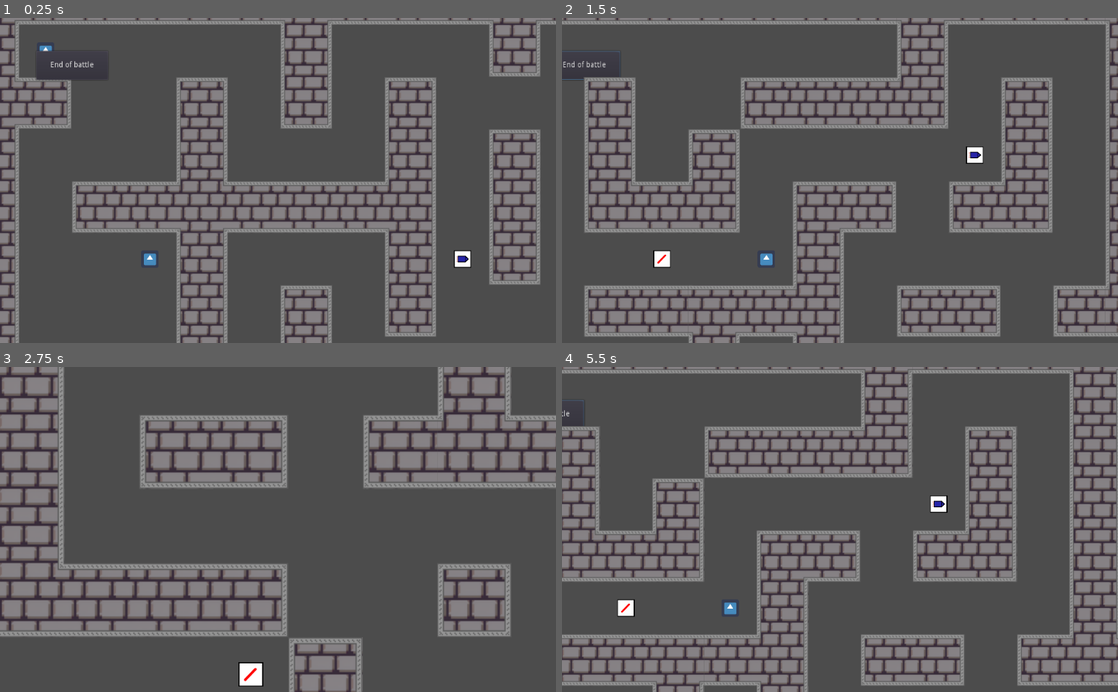
Above: before the commit, frames 1-4 (two rows, left to right).
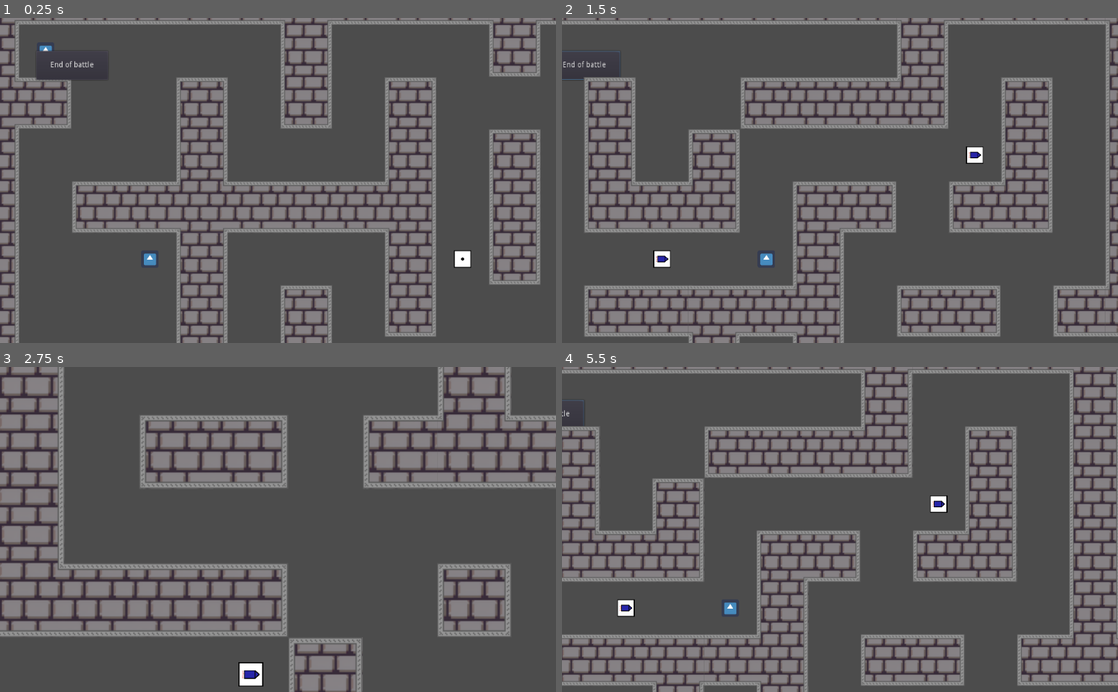
Above: after the commit, the same moments.

Repository: wovri-github/godot_tanks_server
Game: Godot game, scene res://Main/Main.tscn
Two runs of this game, one before a commit and one after it. Both use one fixed random seed, a clock stepped at 60 frames per second and the inputs below. The engine's default icon, where the game draws it, is replaced by a stand-in: a white triangle on a blue panel in a dark square.
Inputs (mouse positions are in pixels of both pictures, inside the frame that each line leads up to):
- Up to frame 1 (0.25 s): no input
- Up to frame 2 (1.5 s): click "End of battle" at 0.5 s; tap Enter at 1.25 s; move the mouse to (962, 164) at 1.27 s; press the mouse at (962, 164) at 1.28 s; hold D (right) from 1.28 s (still down)
- Up to frame 3 (2.75 s): move the mouse to (166, 545) at 2.02 s; release D (right) at 2.03 s; release the mouse at (166, 545) at 2.03 s; hold S (down) from 2.03 s (still down); tap Mouse wheel up (zoom_in) at 2.1 s
- Up to frame 4 (5.5 s): move the mouse to (895, 458) at 2.77 s; release S (down) at 2.78 s; hold D (right) 2.78-3.53 s; tap Mouse wheel down (zoom_out) at 2.85, 5.1 s; move the mouse to (812, 594) at 3.52 s; hold W (up) 3.53-4.28 s; click (812, 594) at 3.6 s; move the mouse to (1006, 578) at 4.27 s; hold A (left) from 4.28 s (still down); tap Mouse wheel up (zoom_in) at 4.35 s; move the mouse to (673, 480) at 5.02 s

The runs differ from the first frame. In frame 1, less than 0.1% of the frame differs, in the area x 82-85%, y 73-76%; in frame 2, less than 0.1%; in frame 3, less than 0.1%, in the area x 43-47%, y 92-97%; in frame 4, less than 0.1%.

Commit message:
Add laser bullet

Diff:
--- a/Main/Game/Game.gd
+++ b/Main/Game/Game.gd
@@ -1,12 +1,13 @@
 extends Node2D
 
 var player_model = preload("res://Player/TankModel.tscn")
-enum AMMO_TYPES {BULLET, ROCKET, FRAG_BOMB, LASER}
+enum AMMO_TYPES {BULLET, ROCKET, FRAG_BOMB, LASER, LASER_BULLET}
 var projectiles_modelS = {
 	AMMO_TYPES.BULLET: preload("res://Player/Projectiles/Bullet.tscn"),
 	AMMO_TYPES.ROCKET: preload("res://Player/Projectiles/Rocket.tscn"),
 	AMMO_TYPES.FRAG_BOMB: preload("res://Player/Projectiles/FragBomb.tscn"),
-	AMMO_TYPES.LASER: preload("res://Player/Projectiles/LaserBeam.tscn")
+	AMMO_TYPES.LASER: preload("res://Player/Projectiles/LaserBeam.tscn"),
+	AMMO_TYPES.LASER_BULLET: preload("res://Player/Projectiles/LaserBullet.tscn")
 }
 const BULLET_SPEED = 200
 
--- /dev/null
+++ b/Player/Projectiles/LaserBullet.gd
@@ -0,0 +1 @@
+extends Projectile
--- /dev/null
+++ b/Player/Projectiles/LaserBullet.tscn
@@ -0,0 +1,29 @@
+[gd_scene load_steps=4 format=2]
+
+[ext_resource path="res://Player/Projectiles/LaserBullet.gd" type="Script" id=1]
+
+[sub_resource type="PhysicsMaterial" id=2]
+friction = 0.0
+bounce = 1.0
+
+[sub_resource type="CircleShape2D" id=1]
+radius = 8.0
+
+[node name="LaserBullet" type="RigidBody2D" groups=["Projectile"]]
+collision_layer = 2
+collision_mask = 7
+physics_material_override = SubResource( 2 )
+gravity_scale = 0.0
+linear_damp = 0.0
+script = ExtResource( 1 )
+
+[node name="CollisionShape2D" type="CollisionShape2D" parent="."]
+scale = Vector2( 0.5, 0.5 )
+shape = SubResource( 1 )
+
+[node name="LifeTime" type="Timer" parent="."]
+wait_time = 10.0
+one_shot = true
+autostart = true
+
+[connection signal="timeout" from="LifeTime" to="." method="_on_LifeTime_timeout"]
--- a/Singletons/Ammunition.gd
+++ b/Singletons/Ammunition.gd
@@ -1,14 +1,15 @@
 extends Reference
 class_name Ammunition
 
-enum TYPES{BULLET, ROCKET, FRAG_BOMB, LASER}
+enum TYPES{BULLET, ROCKET, FRAG_BOMB, LASER, LASER_BULLET}
 
 
 const _ammo_box_texture = {
 	TYPES.BULLET: preload("res://textures/bullet.png"),
 	TYPES.ROCKET: preload("res://textures/rocket.png"),
 	TYPES.FRAG_BOMB: preload("res://textures/bullet.png"),
-	TYPES.LASER: preload("res://textures/laser_box.png")
+	TYPES.LASER: preload("res://textures/laser_box.png"),
+	TYPES.LASER_BULLET: preload("res://textures/laser_bullet_box.png")
 }
 
 
Binary file added: textures/laser_bullet_box.png
Not shown, added: textures/laser_bullet_box.png.import
